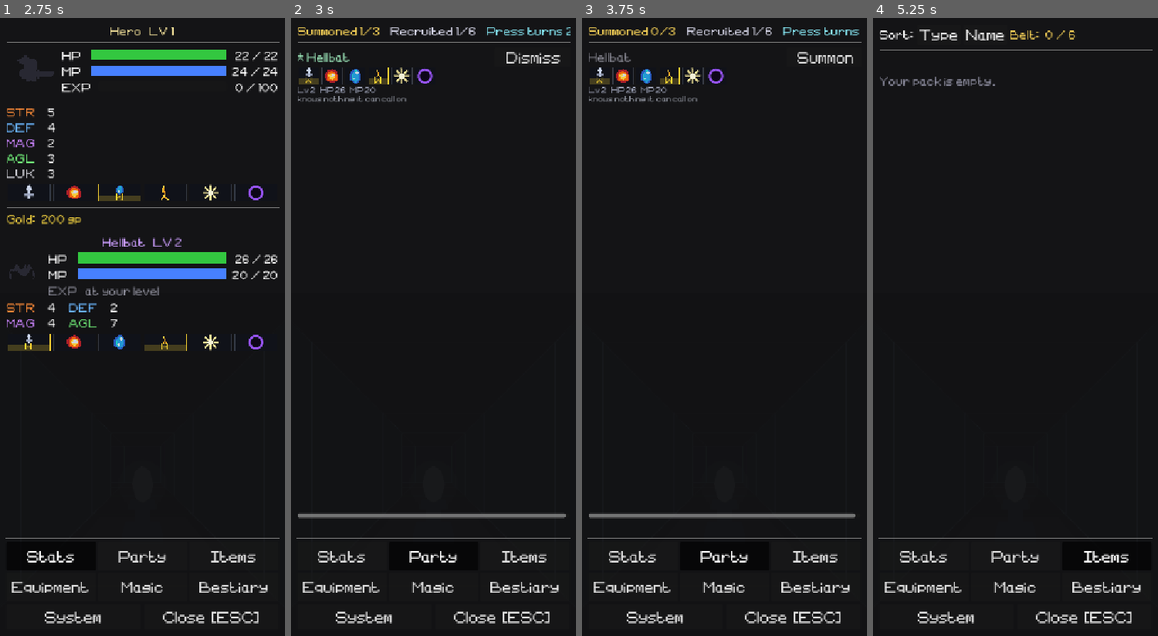
Above: before the commit, frames 1-4 (left to right).
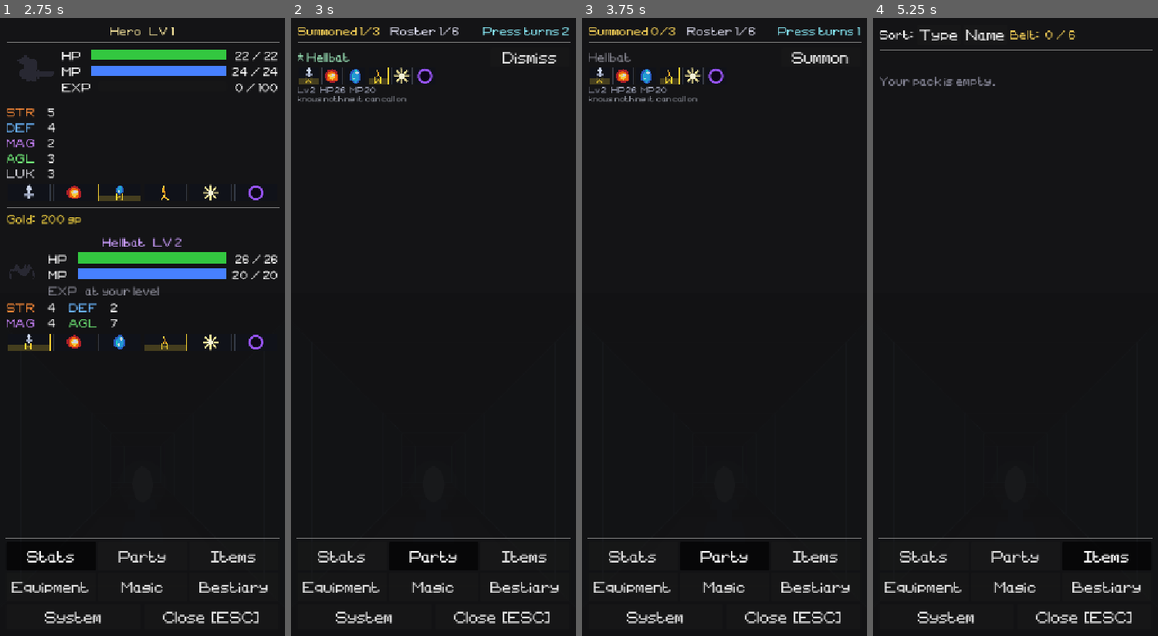
Above: after the commit, the same moments.

Repository: tausiftt5238/four-dragons-deep
Game: Godot game, scene res://scenes/title.tscn
Two runs of this game, one before a commit and one after it. Both use one fixed random seed, a clock stepped at 60 frames per second and the inputs below.
Inputs:
- Up to frame 1 (2.75 s): click "NEW GAME" at 0.5 s; click "Menu" at 1.25 s; click "Stats" at 2 s
- Up to frame 2 (3 s): click "Party" at 2.75 s
- Up to frame 3 (3.75 s): click "Dismiss" at 3.5 s
- Up to frame 4 (5.25 s): click "Summon" at 4.25 s; click "Items" at 5 s

Frame 1 is identical in both runs. In frame 2, 1.4% of the frame differs, in the area x 2-99%, y 1-81%; in frame 3, 1.3%; in frame 4, nothing differs.

Commit message:
the party header says Roster 3/6, and the tutorial shots are retaken with the new terms
Recruited 3/6 pushed Press turns off the right edge.

Co-Authored-By: Claude Opus 5.5 <noreply@anthropic.com>
Claude-Session: https://claude.ai/code/session_01Uhk3EMYpAHGbVF4A7SC27j

Diff:
--- a/scripts/ui/menu_tab_party.gd
+++ b/scripts/ui/menu_tab_party.gd
@@ -27,7 +27,7 @@
 	header.add_child(slots_lbl)
 
 	var bound_lbl: Label = Label.new()
-	bound_lbl.text = "Recruited %d/%d" % [p.recruited.size(), PlayerCharacter.ROSTER_SIZE]
+	bound_lbl.text = "Roster %d/%d" % [p.recruited.size(), PlayerCharacter.ROSTER_SIZE]
 	bound_lbl.size_flags_horizontal = Control.SIZE_EXPAND_FILL
 	bound_lbl.add_theme_color_override("font_color", Color(0.85, 0.85, 0.92))
 	header.add_child(bound_lbl)
Binary file changed: resources/tutorial/combat.png
Binary file changed: resources/tutorial/dragon.png
Binary file changed: resources/tutorial/orb.png
Binary file changed: resources/tutorial/party.png
Binary file changed: resources/tutorial/talk.png
